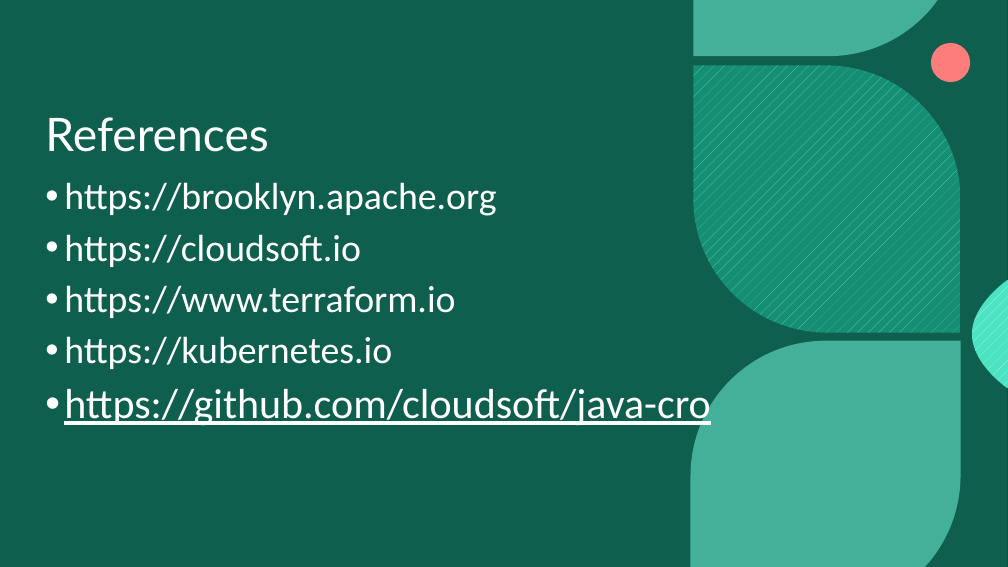
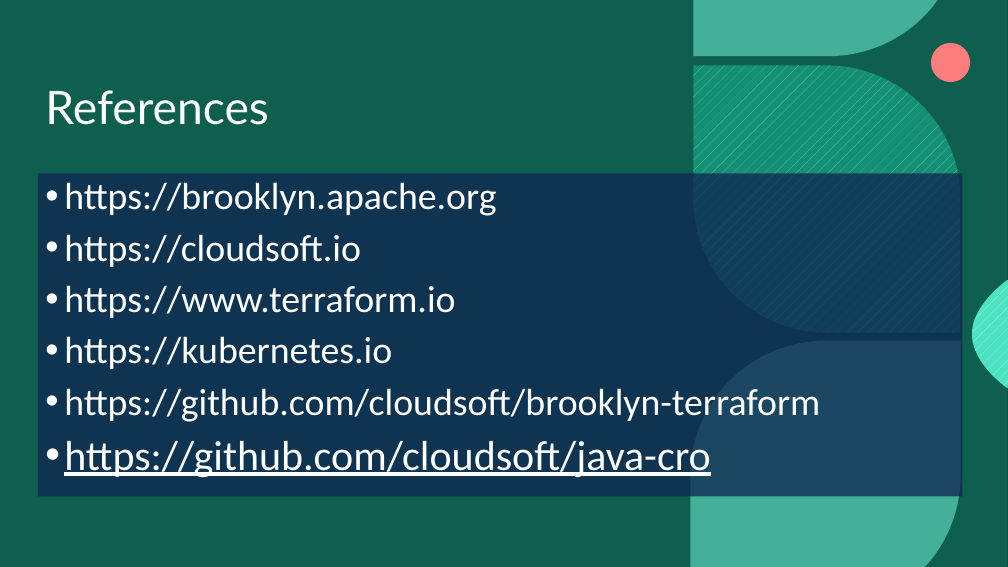
Before and after one commit to cloudsoft/java-cro, a slide deck: slide 16 of java-cro-presentation.pptx. Drawn at 1008x567 pixels with LibreOffice and Linux fonts; fonts in the diff are those of the drawing; background and template pictures are left out. Boxes give left, top, right and bottom in pixels: in the first picture for what was removed or moved away, otherwise in the second. Text is boxed around its words. In the diff, an @@ line names an element or a change of style, - is before the commit and + after.

```diff
--- a/java-cro-presentation.pptx
+++ b/java-cro-presentation.pptx
@@ title "References": place and size @@
-title "References" at bbox=[45, 117, 269, 152]
+title "References" at bbox=[45, 90, 269, 125]
@@ freeform shape added at bbox=[38, 173, 963, 496], fill #102752 at 76% opacity @@
@@ text at bbox=[64, 388, 820, 422]: paragraph added @@
+• https://github.com/cloudsoft/brooklyn-terraform
```
Also in this commit, not shown: 18 other files.
